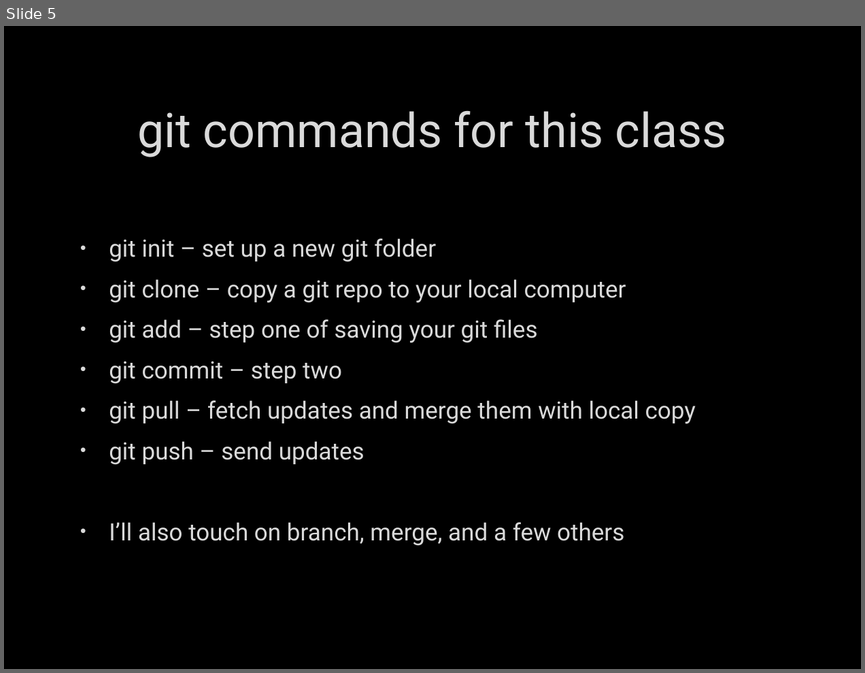
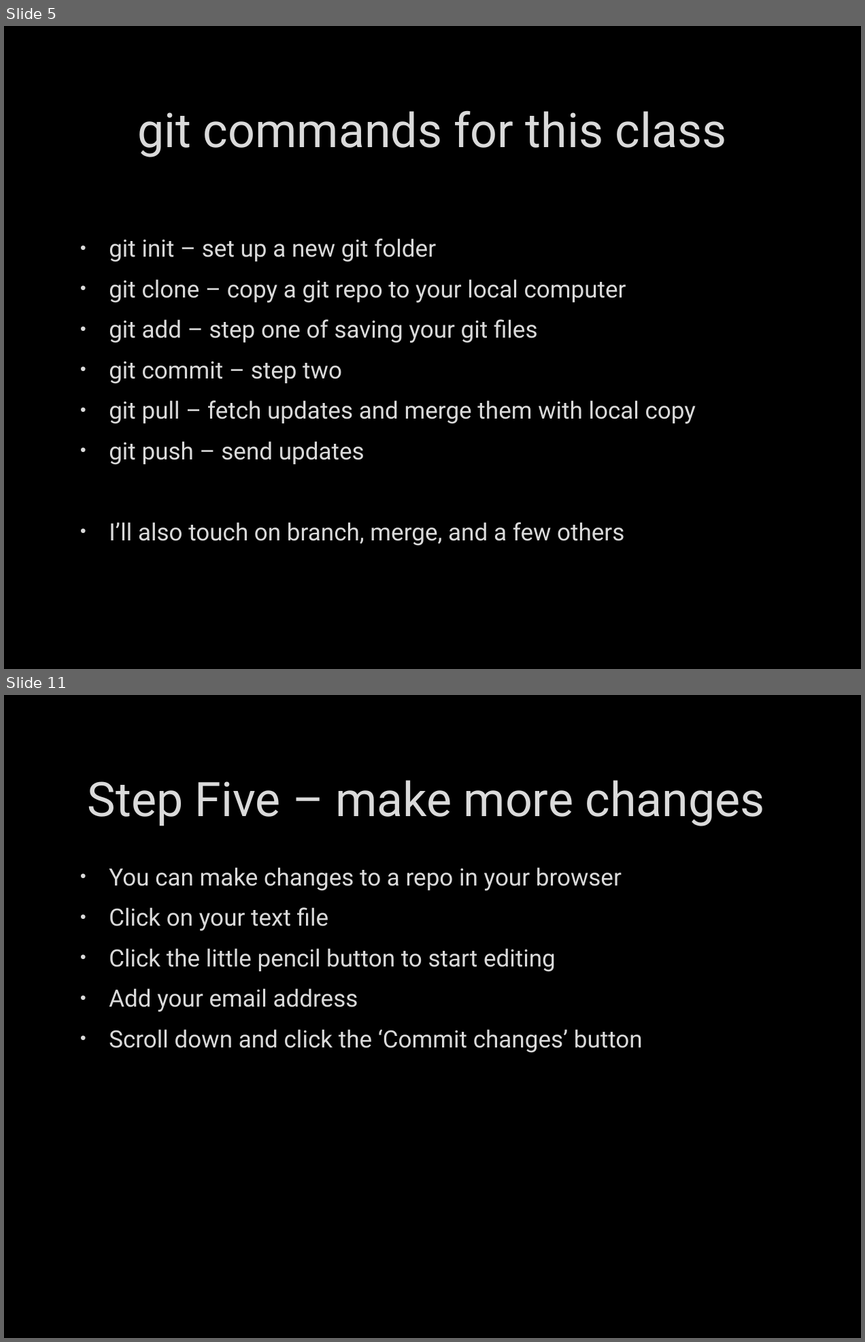
Before and after one commit to fdmast/Pabio536, a slide deck: C1_Introduction/ClassOne.GithubIntro.pptx. Shown one above the other, each under a label of ours: slide 5 before the commit, slides 5 and 11 after it; the slides between them are not shown. The pictures are 865x673 and 865x1342 pixels, drawn with LibreOffice and Linux fonts; fonts in the diff are those of the drawing; background and template pictures are left out. Boxes give left, top, right and bottom in pixels: in the first picture for what was removed or moved away, otherwise in the second. Text is boxed around its words. In the diff, an @@ line names an element or a change of style, - is before the commit and + after.

```diff
--- a/C1_Introduction/ClassOne.GithubIntro.pptx
+++ b/C1_Introduction/ClassOne.GithubIntro.pptx
@@ slide 11 added at bbox=[4, 695, 861, 1338], background picture (left out) @@
@@ title added at bbox=[88, 780, 764, 826], 40 pt, text #DADADA @@
+Step Five – make more changes
@@ text added at bbox=[109, 867, 643, 1053], 20 pt, text #DADADA @@
+• You can make changes to a repo in your browser
+• Click on your text file
+• Click the little pencil button to start editing
+• Add your email address
+• Scroll down and click the ‘Commit changes’ button
```
Also in this commit, not shown: 1 slide changed, 8 other slides added, 7 other files.
